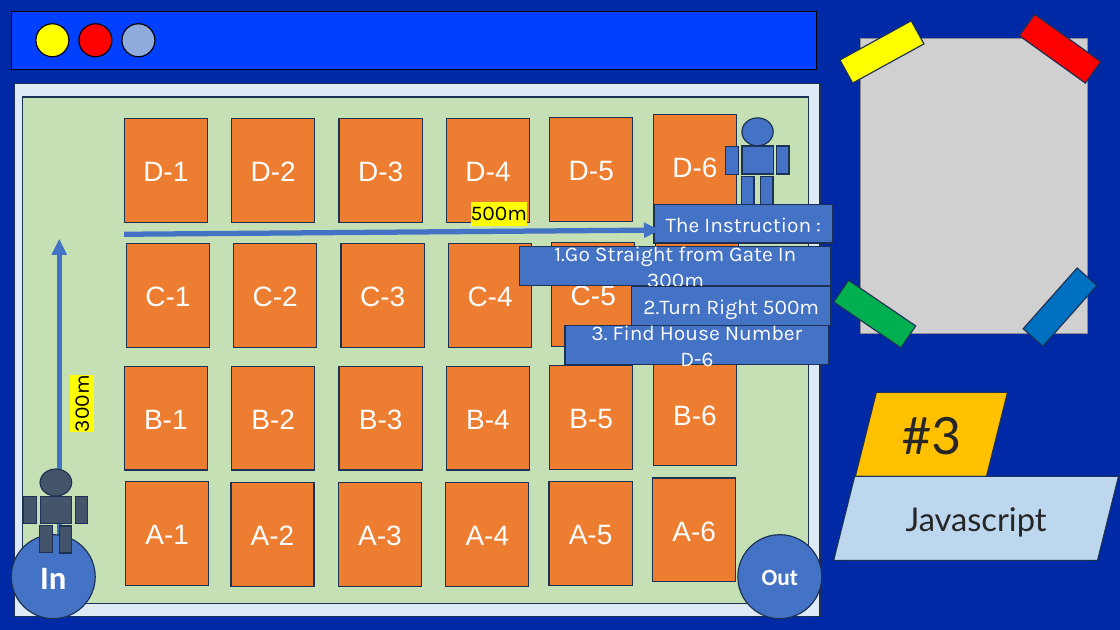
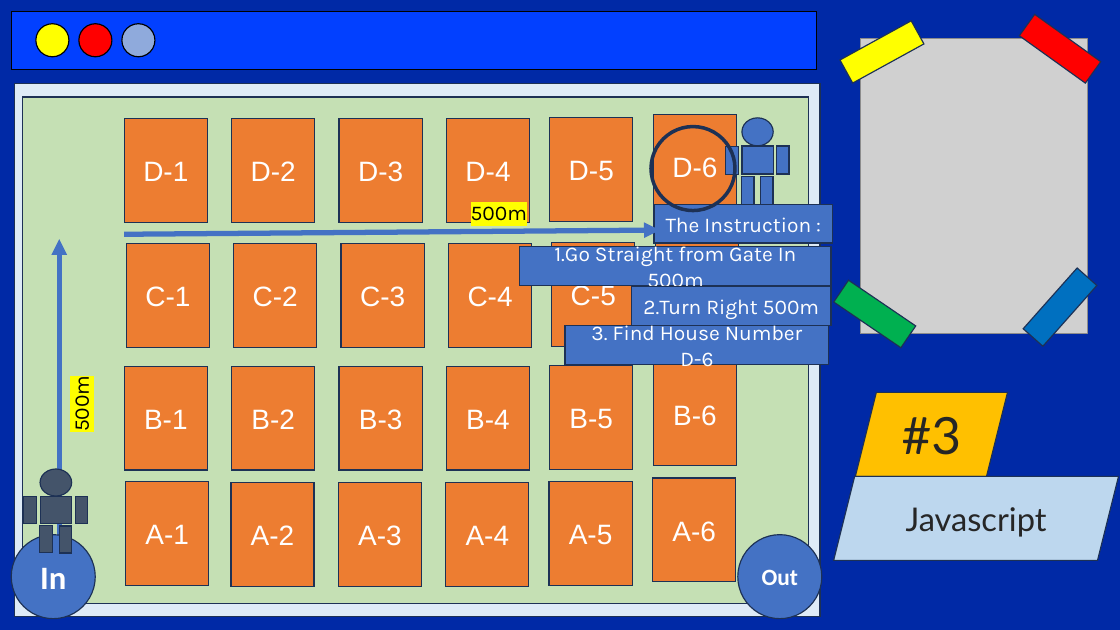
Before and after one commit to codewithjoees/courses-software-developer-complete, a slide deck: slide 3 of ppt/3.javascript-nodejs/javascript.pptx. Drawn at 1120x630 pixels with LibreOffice and Linux fonts; fonts in the diff are those of the drawing; grey boxes stand for pictures. Boxes give left, top, right and bottom in pixels: in the first picture for what was removed or moved away, otherwise in the second. Text is boxed around its words. In the diff, an @@ line names an element or a change of style, - is before the commit and + after.

```diff
--- a/ppt/3.javascript-nodejs/javascript.pptx
+++ b/ppt/3.javascript-nodejs/javascript.pptx
@@ ellipse added at (651, 127, 735, 211), outline #1E3256 3 pt @@
@@ text in rectangle at (554, 242, 797, 287): text changed @@
-1.Go Straight from Gate In 300m
+1.Go Straight from Gate In 500m
@@ text at (67, 381, 94, 431): text changed @@
-300m
+500m
```
Also in this commit, not shown: 4 other slides changed, 9 other files.
